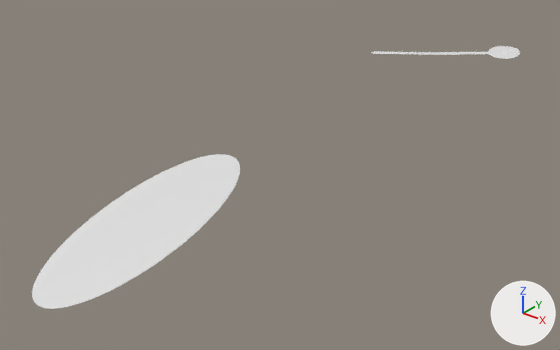
Renders of the FBX model SkyLinks/Art/Exports/Islands/SM_H04_Water.fbx from each side of a commit.
One viewpoint serves both versions: a camera (50 mm lens) standing at (595.0, -1508.0, 153.0) and looking at (350.0, -1202.0, -37.0). The lights are fixed; the arrows at lower right show +X, +Y and +Z. The first picture is the older version.

Script lines for the objects in view, before the commit:
```python
me_sm_h04_water = bpy.data.meshes.new('SM_H04_Water')
me_sm_h04_water.from_pydata(...)  # 2145 vertices, 3365 faces; spans x 309.0..397.0, y -1383.0..-972.0, z -11.0
me_sm_h04_water.materials.append(mat_water)  # white #e7e7e7
ob_sm_h04_water = bpy.data.objects.new('SM_H04_Water', me_sm_h04_water)
ob_sm_h04_water.location = (0.0, 0.0, 0.0)
```
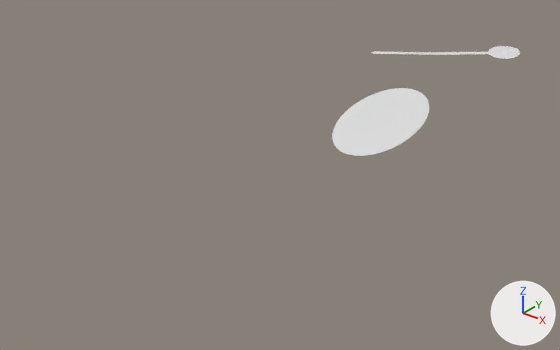
What differs and where, as boxes (x1, y1, x2, y2) in the pictures (560 x 350 px):
'SM_H04_Water', reshaped (61% narrower, 58% shorter): before (32, 46, 520, 309); after (332, 46, 520, 156)
part 1 of me_sm_h04_water, added: after (332, 88, 429, 156)
part 2 of me_sm_h04_water, deleted: before (32, 154, 240, 309)

What the commit changed:
me_sm_h04_water is used by ob_sm_h04_water; location (0.0, 0.0, 0.0).
me_sm_h04_water had 2145 vertices, 3365 faces and spanned x 309.0..397.0, y -1383.0..-972.0, z -11.0.
me_sm_h04_water now has 1899 vertices, 2929 faces and spans x 309.0..410.0, y -1204.0..-972.0, z -11.0.
me_sm_h04_water part 1: a new loose piece of 1113 vertices spanning x 357.0..410.0, y -1204.0..-1097.0, z -11.0, in mat_water (white #e7e7e7).
me_sm_h04_water part 2: the loose piece of 1362 vertices spanning x 337.0..397.0, y -1383.0..-1243.0, z -11.0 is deleted.
Other edits to the shape of me_sm_h04_water do not show in these pictures.
